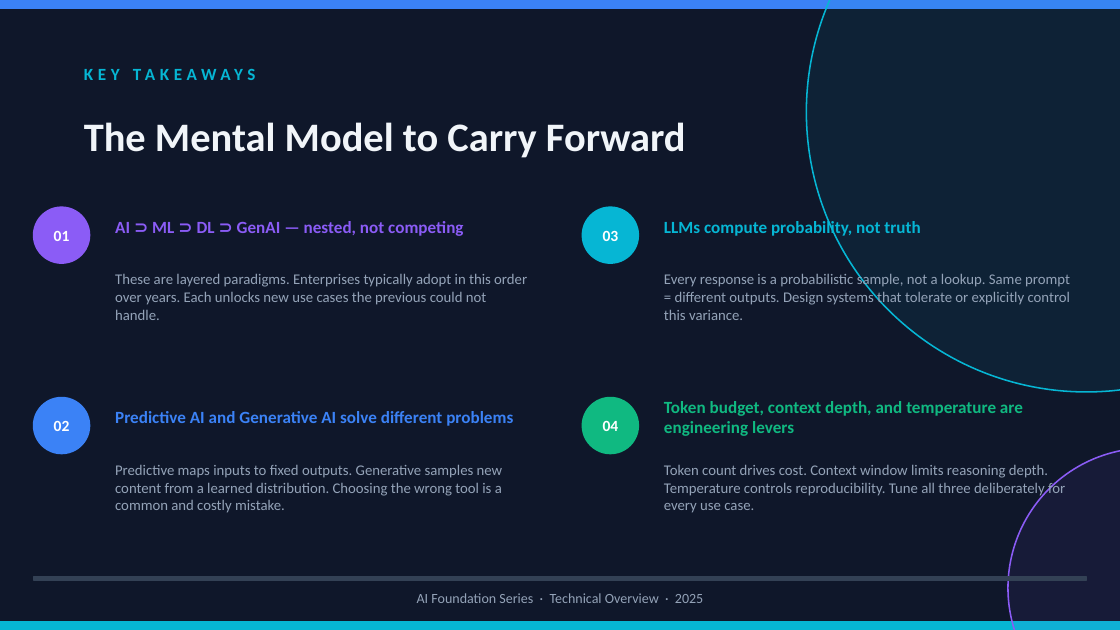
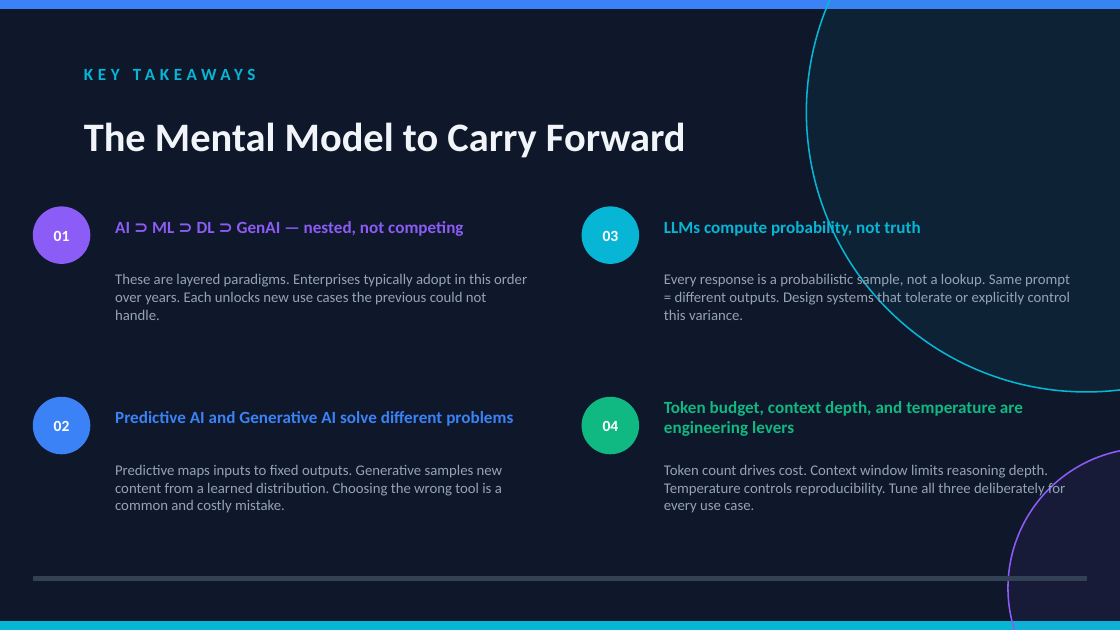
Before and after one commit to duravy/speckit, a slide deck: slide 18 of AI_Technical_Overview.pptx (slide 13 before the commit). Drawn at 1120x630 pixels with LibreOffice and Linux fonts; fonts in the diff are those of the drawing. Boxes give left, top, right and bottom in pixels: in the first picture for what was removed or moved away, otherwise in the second. Text is boxed around its words. In the diff, an @@ line names an element or a change of style, - is before the commit and + after.

```diff
--- a/AI_Technical_Overview.pptx
+++ b/AI_Technical_Overview.pptx
@@ text removed at [417, 593, 703, 603] @@
-AI Foundation Series · Technical Overview · 2025
```
Also in this commit, not shown: 3 other slides changed, 5 slides added, 1 other file.
